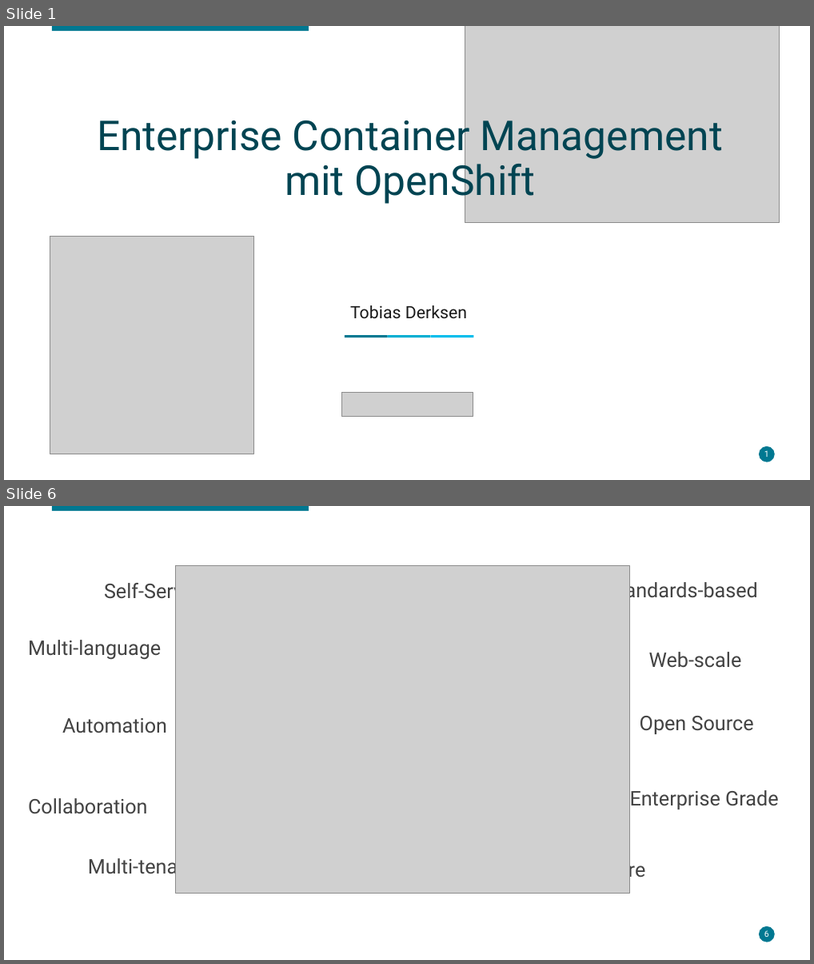
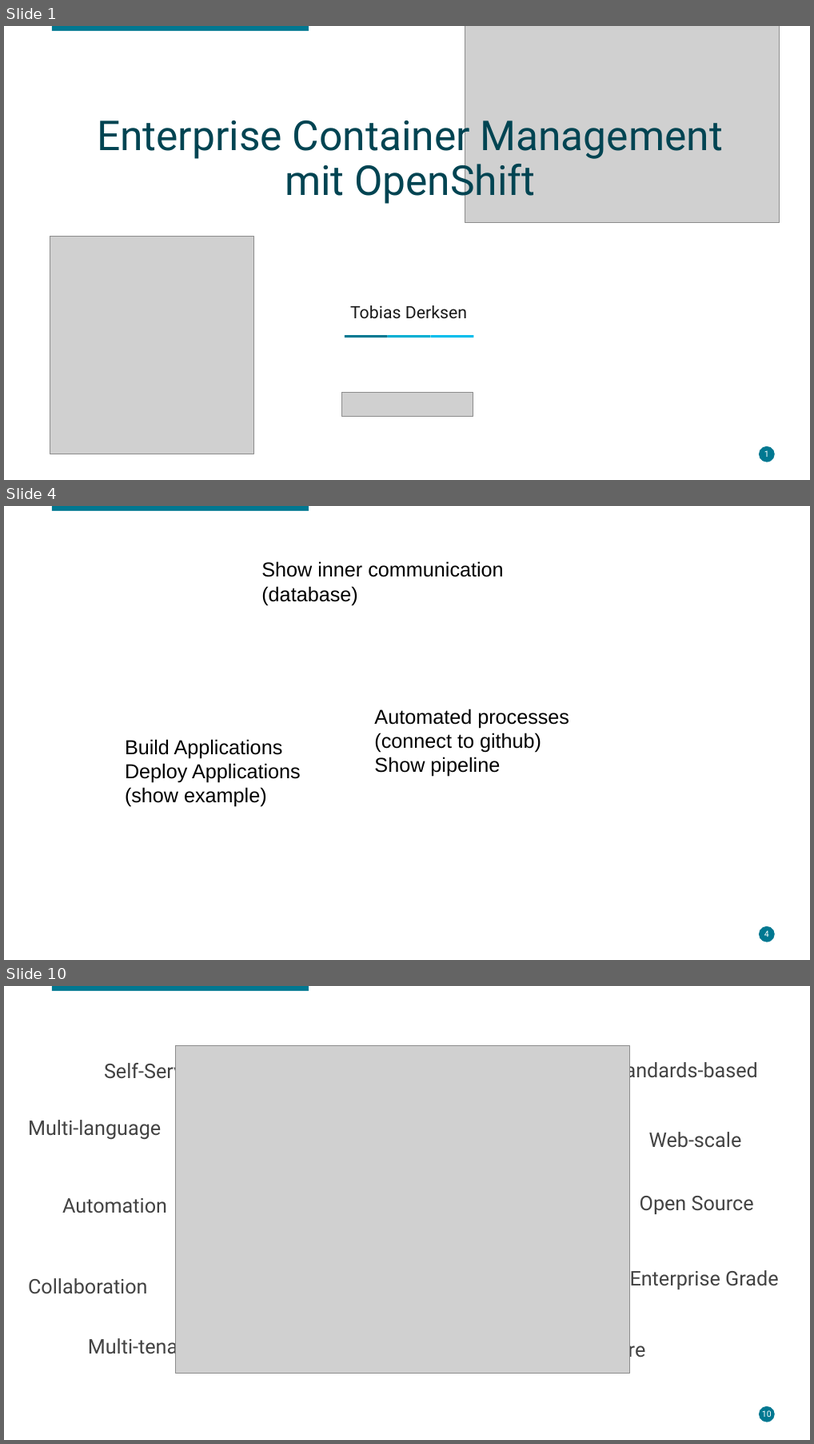
Before and after one commit to lukeelten/openshift-slac, a slide deck: Enterprise Container Management.odp. Shown one above the other, each under a label of ours: slides 1 and 6 before the commit, slides 1, 4 and 10 after it; the slides between them are not shown. The pictures are 814x964 and 814x1444 pixels, drawn with LibreOffice and Linux fonts; fonts in the diff are those of the drawing; grey boxes stand for pictures; background and template pictures are left out. Boxes give left, top, right and bottom in pixels: in the first picture for what was removed or moved away, otherwise in the second. Text is boxed around its words. In the diff, an @@ line names an element or a change of style, - is before the commit and + after.

```diff
--- a/Enterprise Container Management.odp
+++ b/Enterprise Container Management.odp
@@ slide 4 added at [4, 506, 810, 960], background #FFFFFF; not listed: 2 template elements that a slide beside it also shows @@
@@ text added at [262, 561, 503, 605], 18 pt, text #000000 @@
+Show inner communication (database)
@@ text added at [374, 708, 570, 776], 18 pt, text #000000 @@
+Automated processes
+(connect to github)
+Show pipeline
@@ text added at [125, 739, 301, 807], 18 pt, text #000000 @@
+Build Applications
+Deploy Applications
+(show example)
@@ page number added at [765, 930, 770, 936], 7.5 pt, text #FFFFFF @@
+4
@@ what was slide 6 is now slide 10 @@
@@ page number at [762, 1410, 772, 1416]: text changed @@
-6
+10
```
Also in this commit, not shown: 2 slides changed, 7 other slides added, 5 slides removed, 6 other files.
